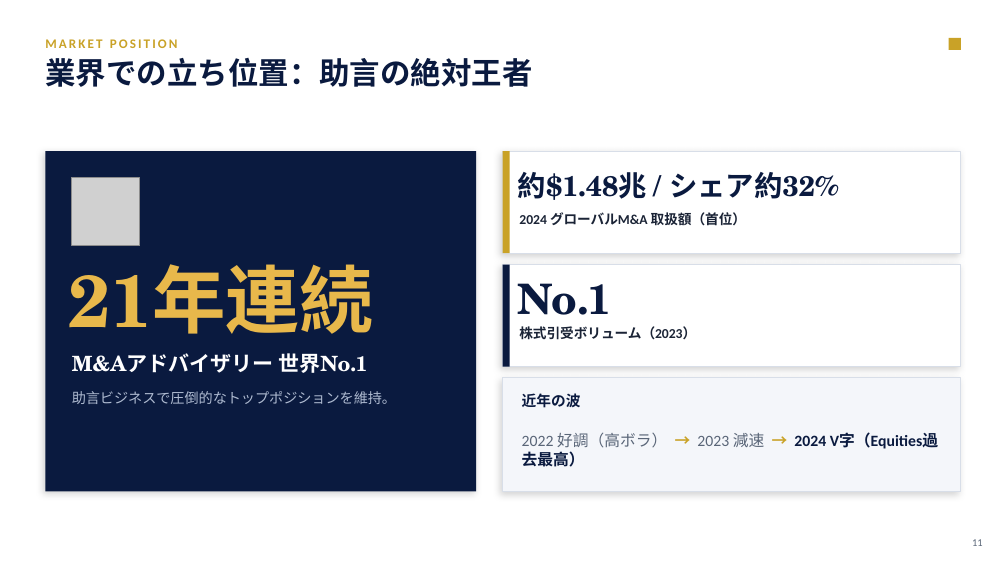
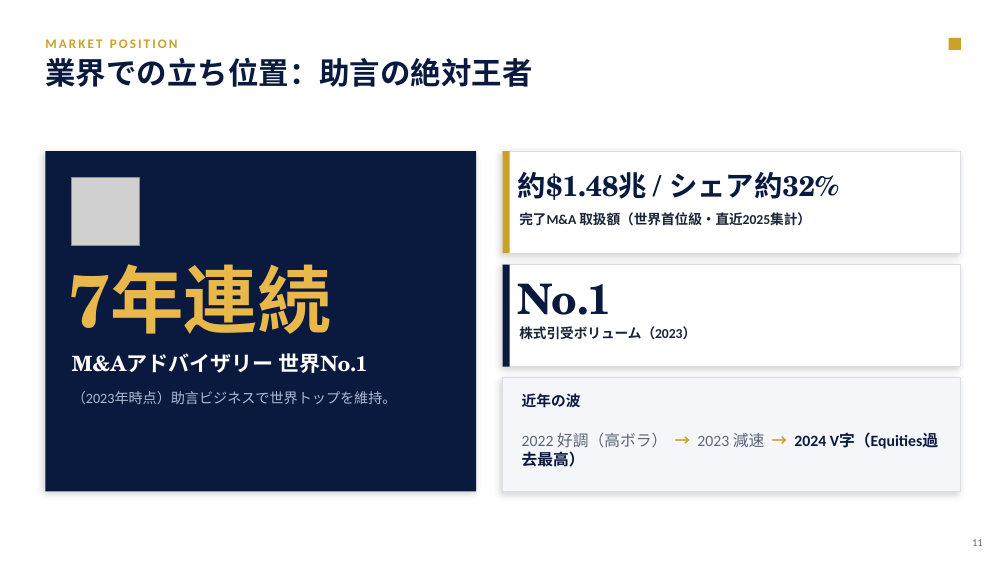
Before and after one commit to Kokidesu/Koki, a slide deck: slide 11 of projects/goldman-sachs-research/Goldman-Sachs-就活企業研究.pptx. Drawn at 1008x567 pixels with LibreOffice and Linux fonts; fonts in the diff are those of the drawing; grey boxes stand for pictures. Boxes give left, top, right and bottom in pixels: in the first picture for what was removed or moved away, otherwise in the second. Text is boxed around its words. In the diff, an @@ line names an element or a change of style, - is before the commit and + after.

```diff
--- a/projects/goldman-sachs-research/Goldman-Sachs-就活企業研究.pptx
+++ b/projects/goldman-sachs-research/Goldman-Sachs-就活企業研究.pptx
@@ text at box(519, 212, 811, 226): text changed @@
-2024 グローバルM&A 取扱額（首位）
+完了M&A 取扱額（世界首位級・直近2025集計）
@@ text at box(68, 264, 330, 334): text changed @@
-21年連続
+7年連続
@@ text at box(72, 391, 397, 404): text changed @@
-助言ビジネスで圧倒的なトップポジションを維持。
+（2023年時点）助言ビジネスで世界トップを維持。
```
Also in this commit, not shown: 2 other slides changed, 3 other files.
